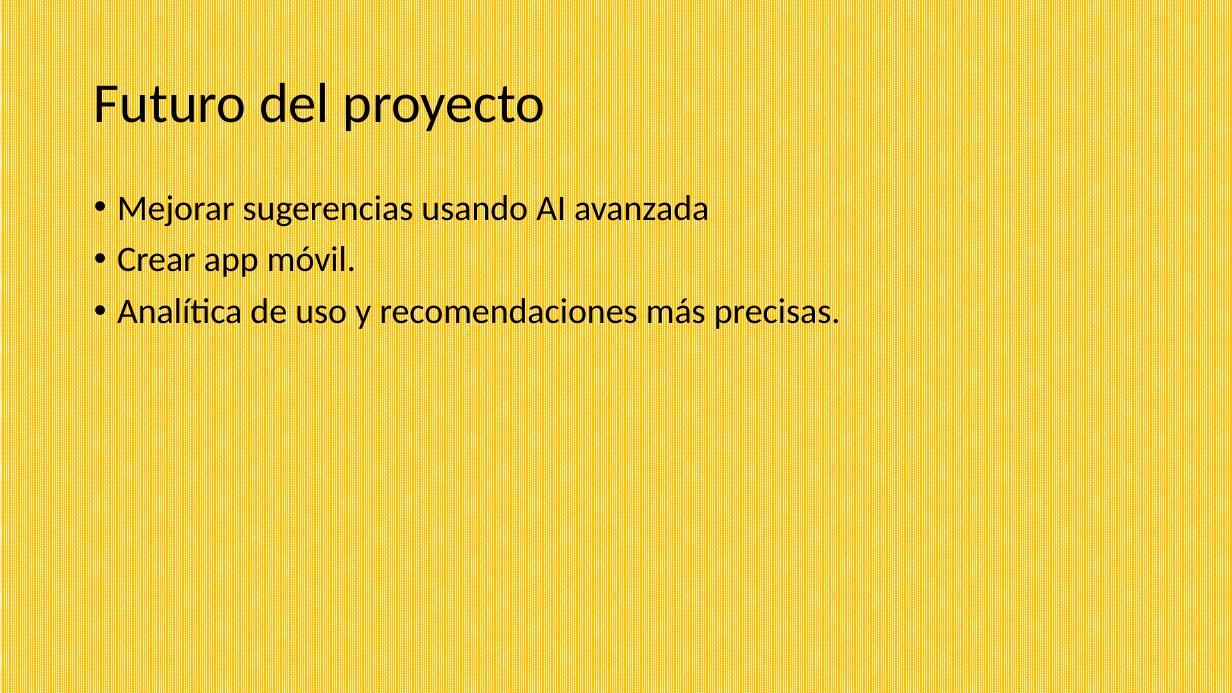
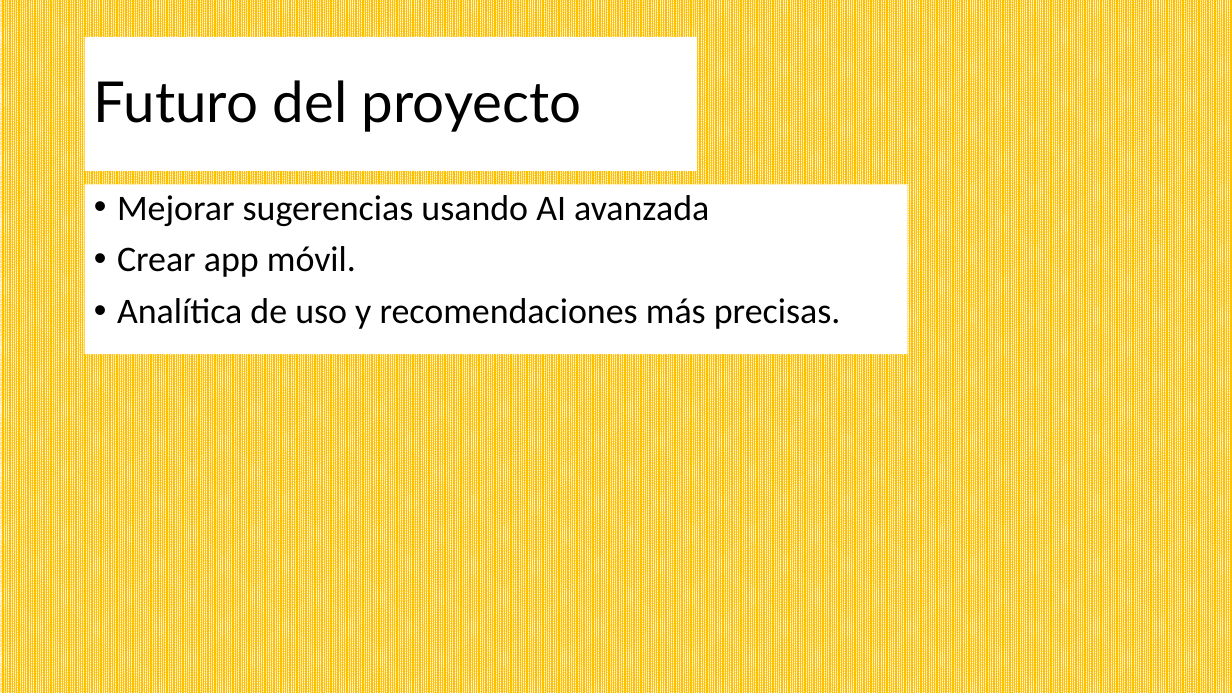
Before and after one commit to Merchecuesta/Portfolio, a slide deck: slide 8 of Funomatic/doc/Presentaciónapp.pptx. Drawn at 1232x693 pixels with LibreOffice and Linux fonts; fonts in the diff are those of the drawing. Boxes give left, top, right and bottom in pixels: in the first picture for what was removed or moved away, otherwise in the second. Text is boxed around its words. In the diff, an @@ line names an element or a change of style, - is before the commit and + after.

```diff
--- a/Funomatic/doc/Presentaciónapp.pptx
+++ b/Funomatic/doc/Presentaciónapp.pptx
@@ title "Futuro del proyecto": place and size @@
-title "Futuro del proyecto" at (94, 74, 546, 135)
+title "Futuro del proyecto" at (85, 37, 698, 171)
@@ title "Futuro del proyecto" at (85, 37, 698, 171): font Calibri to Lato; fill none to #FFFFFF @@
@@ text "Mejorar sugerencias usando AI avanzada": place and size @@
-text "Mejorar sugerencias usando AI avanzada" at (117, 190, 840, 332)
+text "Mejorar sugerencias usando AI avanzada" at (85, 185, 909, 355)
@@ text "Mejorar sugerencias usando AI avanzada" at (85, 185, 909, 355): fill none to #FFFFFF @@
```
Also in this commit, not shown: 5 other slides changed, 2 slides added, 1 slide removed, 2 other files.
